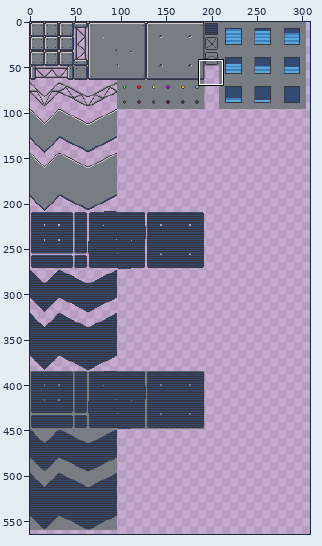
Pixel-art file: ProjectFiles/Art/tileset.aseprite. Above, an overview of the earlier version with the close-up marked.
Close-up. The starting point:
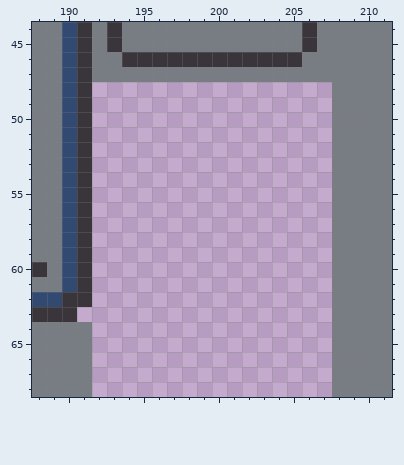
352x600 pixels, 1 frame. Shown: x 188..211, y 44..68. The wide view leaves out empty margins. The commit also changed other parts of the picture, which this record leaves out.
Once edited:
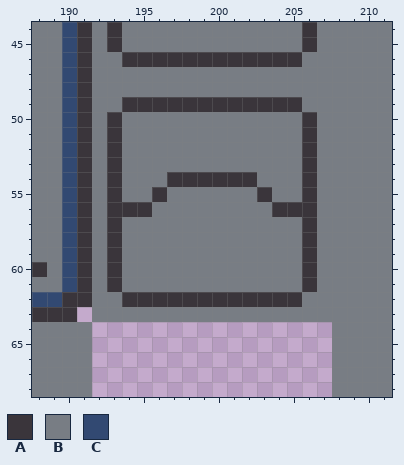
Palette (. is transparent): A #3a353b  B #787d84  C #324972
What changed:
--- layer "Ship Parts V2"
@@ x 188..211 @@
 47 BBCABBBBBBBBBBBBBBBBBBBB
-48 BBCA................BBBB
-49 BBCA................BBBB
-50 BBCA................BBBB
-51 BBCA................BBBB
-52 BBCA................BBBB
-53 BBCA................BBBB
-54 BBCA................BBBB
-55 BBCA................BBBB
-56 BBCA................BBBB
-57 BBCA................BBBB
-58 BBCA................BBBB
-59 BBCA................BBBB
-60 ABCA................BBBB
-61 BBCA................BBBB
-62 CCAA................BBBB
-63 AAA.................BBBB
+48 BBCABBBBBBBBBBBBBBBBBBBB
+49 BBCABBAAAAAAAAAAAABBBBBB
+50 BBCABABBBBBBBBBBBBABBBBB
+51 BBCABABBBBBBBBBBBBABBBBB
+52 BBCABABBBBBBBBBBBBABBBBB
+53 BBCABABBBBBBBBBBBBABBBBB
+54 BBCABABBBAAAAAABBBABBBBB
+55 BBCABABBABBBBBBABBABBBBB
+56 BBCABAAABBBBBBBBAAABBBBB
+57 BBCABABBBBBBBBBBBBABBBBB
+58 BBCABABBBBBBBBBBBBABBBBB
+59 BBCABABBBBBBBBBBBBABBBBB
+60 ABCABABBBBBBBBBBBBABBBBB
+61 BBCABABBBBBBBBBBBBABBBBB
+62 CCAABBAAAAAAAAAAAABBBBBB
+63 AAA.BBBBBBBBBBBBBBBBBBBB
 64 BBBB................BBBB
Where, in picture pixels (left, top, right, bottom), the same in both close-ups:
added: (92, 82, 332, 322)
